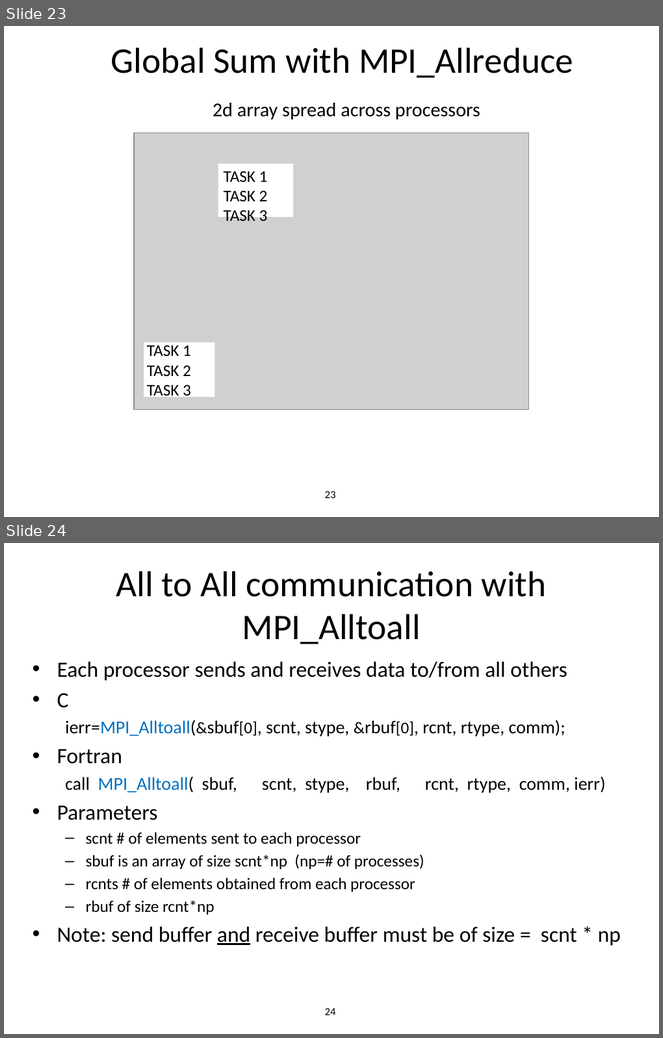
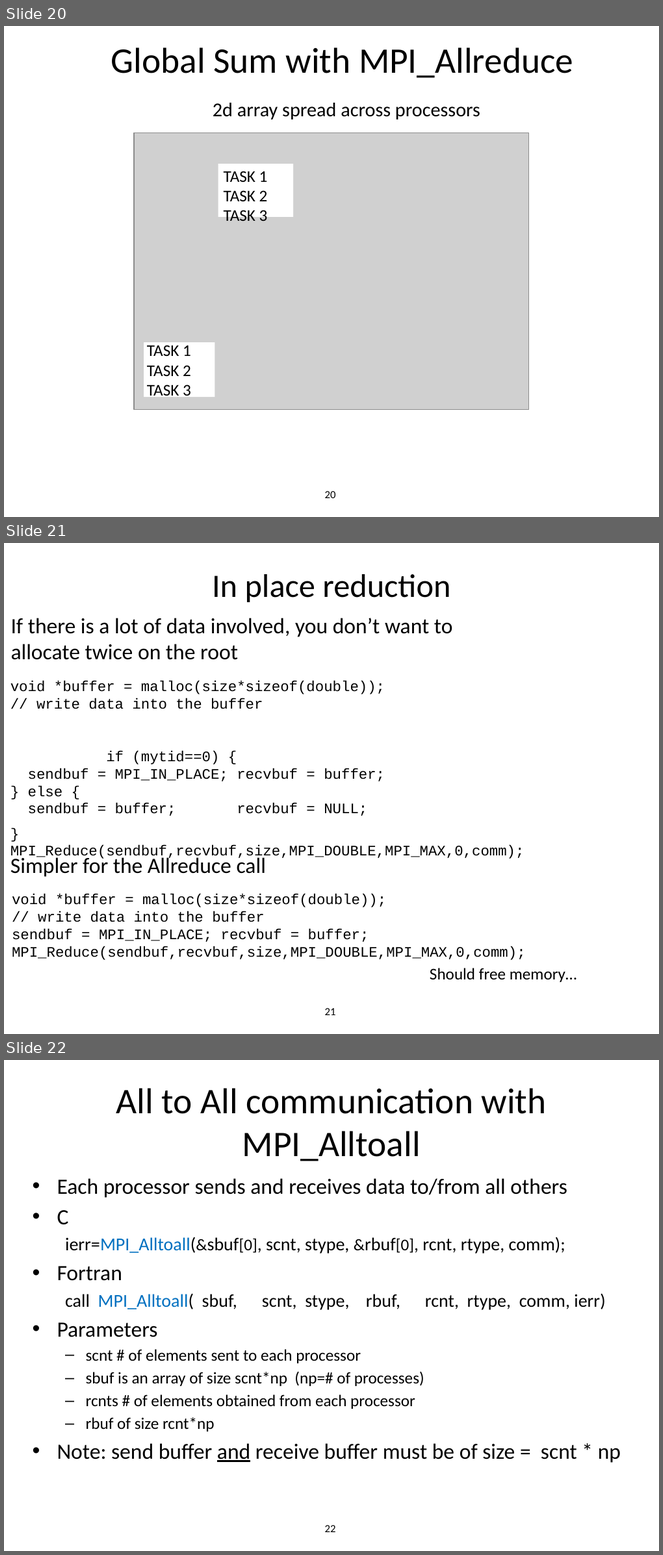
Before and after one commit to allenyllee/Parallel-Computing-Book, a slide deck: slides/MPI/MPI-collectives2.pptx. Shown one above the other, each under a label of ours: slides 23 and 24 before the commit, slides 20, 21 and 22 after it. The pictures are 663x1038 and 663x1555 pixels, drawn with LibreOffice and Linux fonts; fonts in the diff are those of the drawing; grey boxes stand for pictures; background and template pictures are left out. Boxes give left, top, right and bottom in pixels: in the first picture for what was removed or moved away, otherwise in the second. Text is boxed around its words. In the diff, an @@ line names an element or a change of style, - is before the commit and + after.

```diff
--- a/slides/MPI/MPI-collectives2.pptx
+++ b/slides/MPI/MPI-collectives2.pptx
@@ slide 21 added at <box>4,543,659,1034</box>, background #FFFFFF @@
@@ text added at <box>212,574,451,602</box>, 36 pt, text #000000 @@
+In place reduction
@@ text added at <box>11,618,453,660</box>, 24 pt, text #000000 @@
+If there is a lot of data involved, you don’t want to
+allocate twice on the root
@@ text added at <box>10,681,525,860</box>, 16 pt, text #000000 @@
+void *buffer = malloc(size*sizeof(double));
+// write data into the buffer if (mytid==0) {
+sendbuf = MPI_IN_PLACE; recvbuf = buffer;
+} else {
+sendbuf = buffer; recvbuf = NULL;
+}
+MPI_Reduce(sendbuf,recvbuf,size,MPI_DOUBLE,MPI_MAX,0,comm);
@@ text added at <box>10,856,266,877</box>, 24 pt, text #000000 @@
+Simpler for the Allreduce call
@@ text added at <box>12,894,526,960</box>, 16 pt, text #000000 @@
+void *buffer = malloc(size*sizeof(double));
+// write data into the buffer
+sendbuf = MPI_IN_PLACE; recvbuf = buffer;
+MPI_Reduce(sendbuf,recvbuf,size,MPI_DOUBLE,MPI_MAX,0,comm);
@@ text added at <box>430,968,577,982</box>, 18 pt, text #000000 @@
+Should free memory…
@@ page number added at <box>325,1008,336,1016</box>, 12 pt, text #000000 @@
+21
@@ what was slide 23 is now slide 20 @@
@@ page number at <box>325,491,336,499</box>: text changed @@
-23
+20
@@ what was slide 24 is now slide 22 @@
@@ page number at <box>325,1525,336,1533</box>: text changed @@
-24
+22
```
Also in this commit, not shown: 1 slide changed, 5 other slides added, 3 slides removed, 1 other file.
